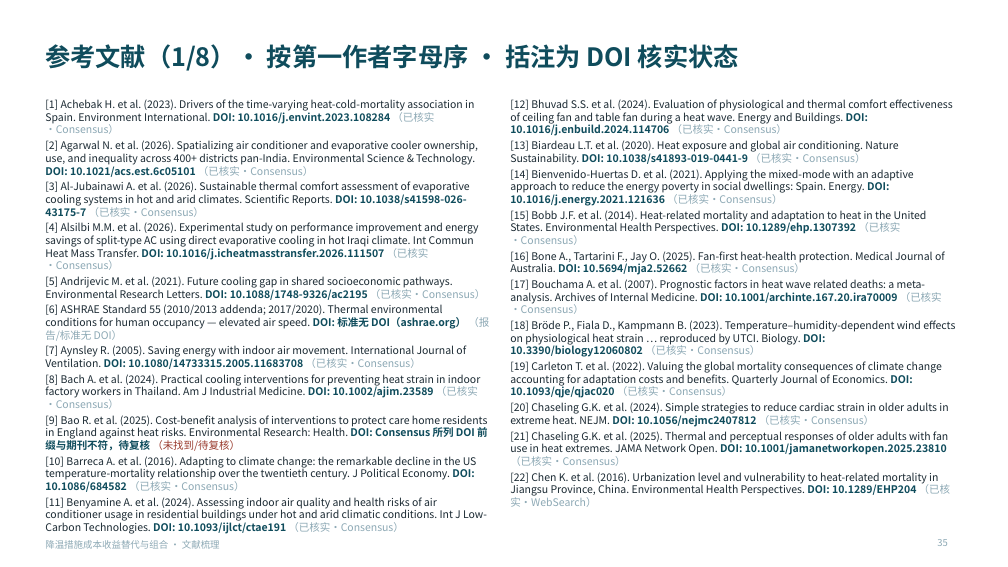
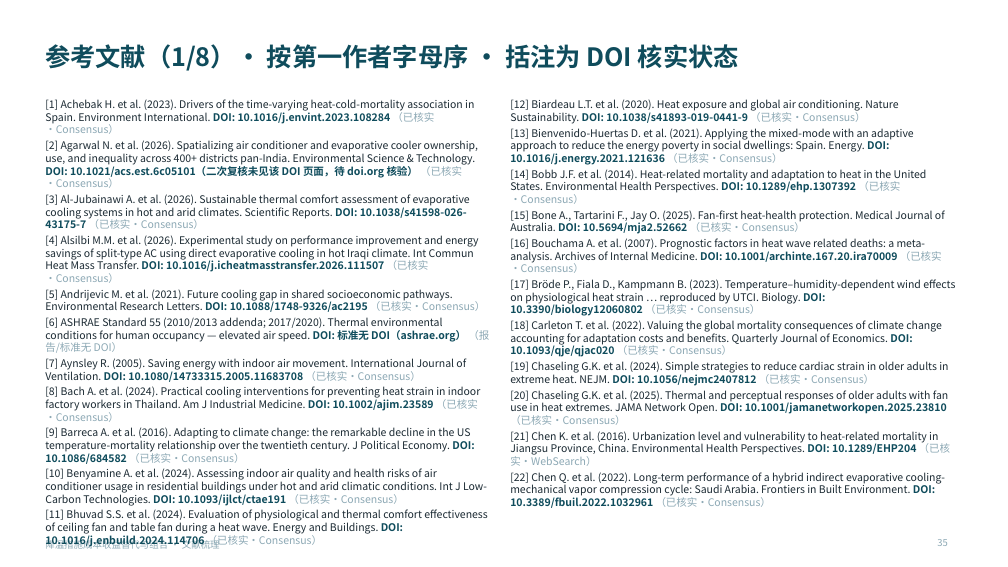
Before and after one commit to BoBoOrangeBIT/climate-paper6, a slide deck: slide 35 of lit_review_cooling/降温措施成本收益替代与组合_文献梳理.pptx. Drawn at 1008x567 pixels with LibreOffice and Linux fonts; fonts in the diff are those of the drawing. Boxes give left, top, right and bottom in pixels: in the first picture for what was removed or moved away, otherwise in the second. Text is boxed around its words. In the diff, an @@ line names an element or a change of style, - is before the commit and + after.

```diff
--- a/lit_review_cooling/降温措施成本收益替代与组合_文献梳理.pptx
+++ b/lit_review_cooling/降温措施成本收益替代与组合_文献梳理.pptx
@@ text at (510, 99, 955, 508): text changed @@
-[12] Bhuvad S.S. et al. (2024). Evaluation of physiological and thermal comfort effectiveness of ceiling fan and table fan during a heat wave. Energy and Buildings. DOI: 10.1016/j.enbuild.2024.114706 （已核实·Consensus）
-[13] Biardeau L.T. et al. (2020). Heat exposure and global air conditioning. Nature Sustainability. DOI: 10.1038/s41893-019-0441-9 （已核实·Consensus）
-[14] Bienvenido-Huertas D. et al. (2021). Applying the mixed-mode with an adaptive approach to reduce the energy poverty in social dwellings: Spain. Energy. DOI: 10.1016/j.energy.2021.121636 （已核实·Consensus）
-[15] Bobb J.F. et al. (2014). Heat-related mortality and adaptation to heat in the United States. Environmental Health Perspectives. DOI: 10.1289/ehp.1307392 （已核实·Consensus）
-[16] Bone A., Tartarini F., Jay O. (2025). Fan-first heat-health protection. Medical Journal of Australia. DOI: 10.5694/mja2.52662 （已核实·Consensus）
-[17] Bouchama A. et al. (2007). Prognostic factors in heat wave related deaths: a meta-analysis. Archives of Internal Medicine. DOI: 10.1001/archinte.167.20.ira70009 （已核实·Consensus）
-[18] Bröde P., Fiala D., Kampmann B. (2023). Temperature–humidity-dependent wind effects on physiological heat strain … reproduced by UTCI. Biology. DOI: 10.3390/biology12060802 （已核实·Consensus）
-[19] Carleton T. et al. (2022). Valuing the global mortality consequences of climate change accounting for adaptation costs and benefits. Quarterly Journal of Economics. DOI: 10.1093/qje/qjac020 （已核实·Consensus）
-[20] Chaseling G.K. et al. (2024). Simple strategies to reduce cardiac strain in older adults in extreme heat. NEJM. DOI: 10.1056/nejmc2407812 （已核实·Consensus）
-[21] Chaseling G.K. et al. (2025). Thermal and perceptual responses of older adults with fan use in heat extremes. JAMA Network Open. DOI: 10.1001/jamanetworkopen.2025.23810 （已核实·Consensus）
-[22] Chen K. et al. (2016). Urbanization level and vulnerability to heat-related mortality in Jiangsu Province, China. Environmental Health Perspectives. DOI: 10.1289/EHP204 （已核实·WebSearch）
+[12] Biardeau L.T. et al. (2020). Heat exposure and global air conditioning. Nature Sustainability. DOI: 10.1038/s41893-019-0441-9 （已核实·Consensus）
+[13] Bienvenido-Huertas D. et al. (2021). Applying the mixed-mode with an adaptive approach to reduce the energy poverty in social dwellings: Spain. Energy. DOI: 10.1016/j.energy.2021.121636 （已核实·Consensus）
+[14] Bobb J.F. et al. (2014). Heat-related mortality and adaptation to heat in the United States. Environmental Health Perspectives. DOI: 10.1289/ehp.1307392 （已核实·Consensus）
+[15] Bone A., Tartarini F., Jay O. (2025). Fan-first heat-health protection. Medical Journal of Australia. DOI: 10.5694/mja2.52662 （已核实·Consensus）
+[16] Bouchama A. et al. (2007). Prognostic factors in heat wave related deaths: a meta-analysis. Archives of Internal Medicine. DOI: 10.1001/archinte.167.20.ira70009 （已核实·Consensus）
+[17] Bröde P., Fiala D., Kampmann B. (2023). Temperature–humidity-dependent wind effects on physiological heat strain … reproduced by UTCI. Biology. DOI: 10.3390/biology12060802 （已核实·Consensus）
+[18] Carleton T. et al. (2022). Valuing the global mortality consequences of climate change accounting for adaptation costs and benefits. Quarterly Journal of Economics. DOI: 10.1093/qje/qjac020 （已核实·Consensus）
+[19] Chaseling G.K. et al. (2024). Simple strategies to reduce cardiac strain in older adults in extreme heat. NEJM. DOI: 10.1056/nejmc2407812 （已核实·Consensus）
+[20] Chaseling G.K. et al. (2025). Thermal and perceptual responses of older adults with fan use in heat extremes. JAMA Network Open. DOI: 10.1001/jamanetworkopen.2025.23810 （已核实·Consensus）
+[21] Chen K. et al. (2016). Urbanization level and vulnerability to heat-related mortality in Jiangsu Province, China. Environmental Health Perspectives. DOI: 10.1289/EHP204 （已核实·WebSearch）
+[22] Chen Q. et al. (2022). Long-term performance of a hybrid indirect evaporative cooling-mechanical vapor compression cycle: Saudi Arabia. Frontiers in Built Environment. DOI: 10.3389/fbuil.2022.1032961 （已核实·Consensus）
@@ text at (45, 140, 478, 188): text changed @@
-[2] Agarwal N. et al. (2026). Spatializing air conditioner and evaporative cooler ownership, use, and inequality across 400+ districts pan-India. Environmental Science & Technology. DOI: 10.1021/acs.est.6c05101 （已核实·Consensus）
+[2] Agarwal N. et al. (2026). Spatializing air conditioner and evaporative cooler ownership, use, and inequality across 400+ districts pan-India. Environmental Science & Technology. DOI: 10.1021/acs.est.6c05101（二次复核未见该 DOI 页面，待 doi.org 核验） （已核实·Consensus）
@@ text at (45, 427, 487, 534): text changed @@
-[9] Bao R. et al. (2025). Cost-benefit analysis of interventions to protect care home residents in England against heat risks. Environmental Research: Health. DOI: Consensus 所列 DOI 前缀与期刊不符，待复核 （未找到/待复核）
-[10] Barreca A. et al. (2016). Adapting to climate change: the remarkable decline in the US temperature-mortality relationship over the twentieth century. J Political Economy. DOI: 10.1086/684582 （已核实·Consensus）
-[11] Benyamine A. et al. (2024). Assessing indoor air quality and health risks of air conditioner usage in residential buildings under hot and arid climatic conditions. Int J Low-Carbon Technologies. DOI: 10.1093/ijlct/ctae191 （已核实·Consensus）
+[9] Barreca A. et al. (2016). Adapting to climate change: the remarkable decline in the US temperature-mortality relationship over the twentieth century. J Political Economy. DOI: 10.1086/684582 （已核实·Consensus）
+[10] Benyamine A. et al. (2024). Assessing indoor air quality and health risks of air conditioner usage in residential buildings under hot and arid climatic conditions. Int J Low-Carbon Technologies. DOI: 10.1093/ijlct/ctae191 （已核实·Consensus）
+[11] Bhuvad S.S. et al. (2024). Evaluation of physiological and thermal comfort effectiveness of ceiling fan and table fan during a heat wave. Energy and Buildings. DOI: 10.1016/j.enbuild.2024.114706 （已核实·Consensus）
```
Also in this commit, not shown: 16 other slides changed, 11 other files.
